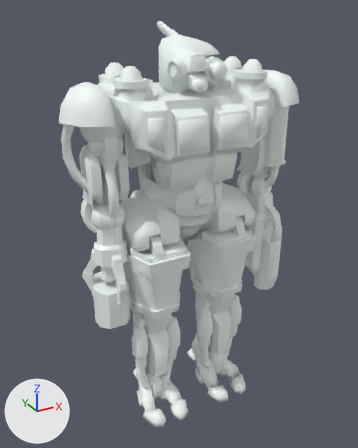
A saved change to the COLLADA model Objects3d/strikecom_2.dae.
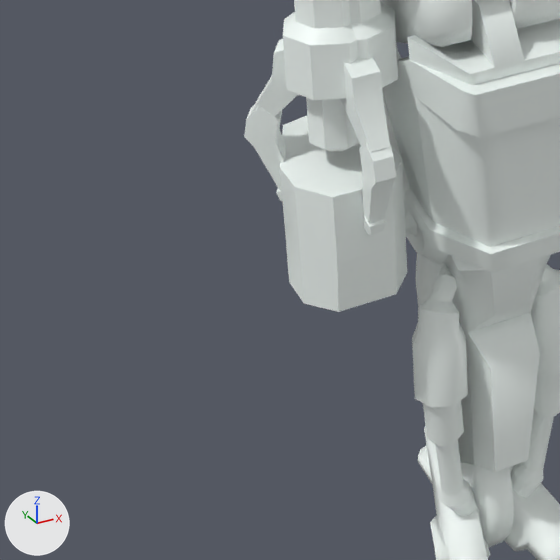
Old and new are each drawn whole from a 50 mm camera at (-37.3, -68.3, 67.3) aimed at (0.3, 0.1, 33.2) and again close up on the part from 3% to 49% of the width and 53% to 90% of the height. Every picture has the same lights, and +X, +Y and +Z are marked at lower left. Where no turn or scale is listed for an object, it has been applied to the vertices.

The first close-up shows 'AssRight', 'CalfRight', 'FingerA', 'FingerC', 'FootRight', 'HandRight', 'HipRight', 'UnderGun'.
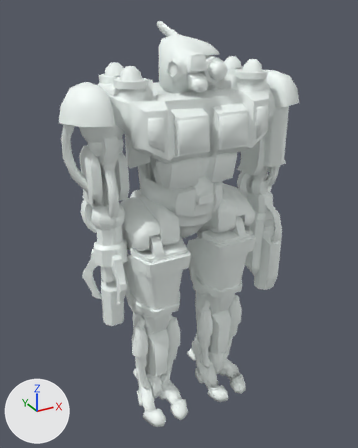
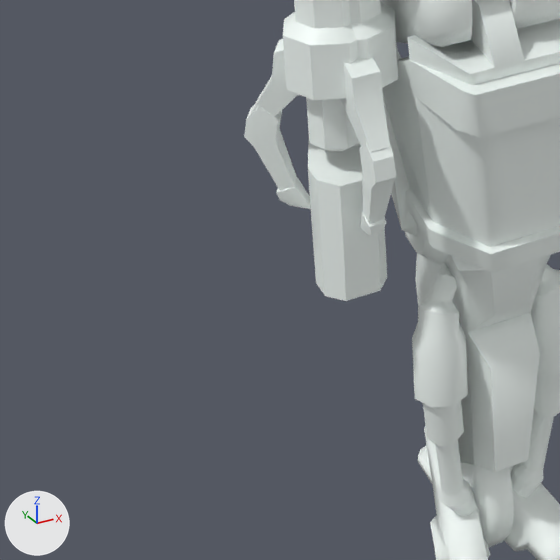
Boxes [x1, y1, x2, y2] around the edits, measured in the close-ups (560 x 560 px):
'UnderGun', rescaled (38% narrower, 19% shorter)
    before: [280, 116, 407, 312]
    after: [308, 143, 387, 301]

Patch to the scene script:
```diff
--- a/Objects3d/strikecom_2.dae.py
+++ b/Objects3d/strikecom_2.dae.py
@@ ob_undergun @@
 ob_undergun.location = (-0.253, -1.092, 1.2)
+ob_undergun.scale = (0.6, 0.6, 1.0)
```
